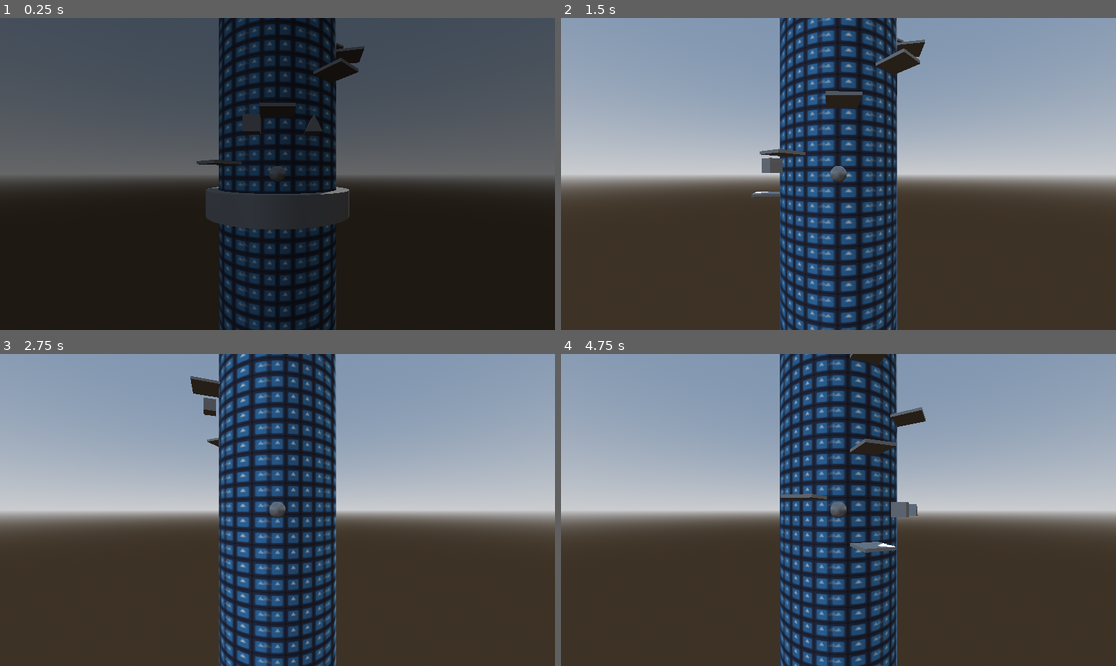
Above: before the commit, frames 1-4 (two rows, left to right).
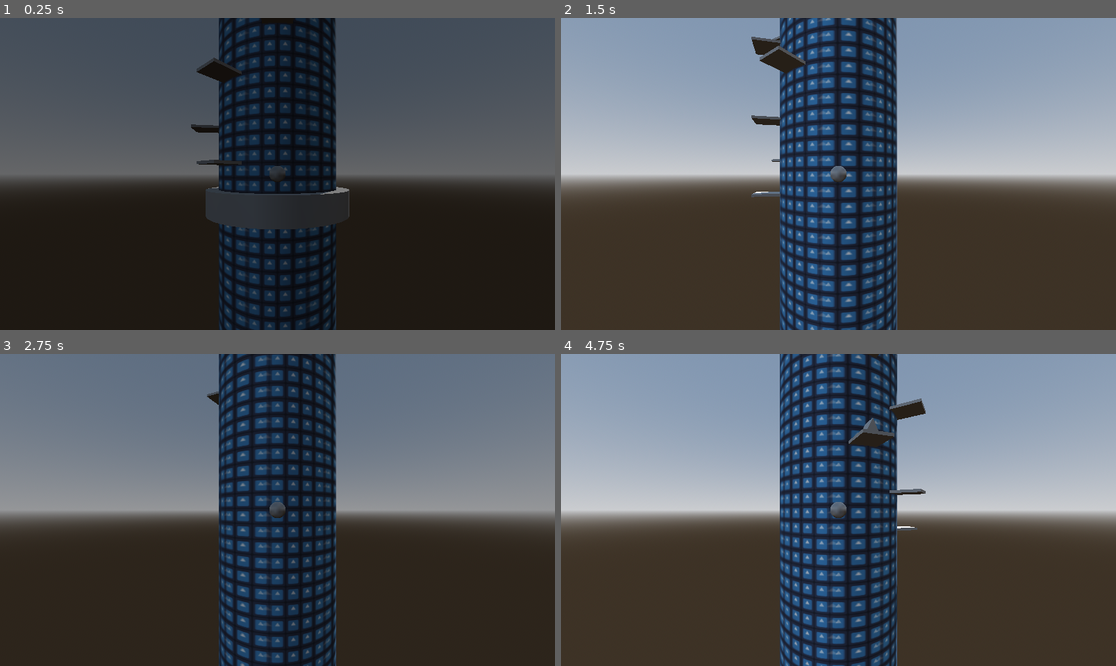
Above: after the commit, the same moments.

Repository: safgd/Infinite-Jump-Game
Game: Godot game, scene res://Scenes/game.tscn
Two runs of this game, one before a commit and one after it. Both use one fixed random seed, a clock stepped at 60 frames per second and the inputs below. The engine's default icon, where the game draws it, is replaced by a stand-in: a white triangle on a blue panel in a dark square.
Inputs:
- Up to frame 1 (0.25 s): no input
- Up to frame 2 (1.5 s): tap Enter (ui_accept) at 0.5, 0.77 s; hold Right (ui_right) 0.53-1.28 s; hold Down (ui_down) from 1.28 s (still down)
- Up to frame 3 (2.75 s): tap Enter (ui_accept) at 1.52 s; release Down (ui_down) at 2.03 s; hold Right (ui_right) from 2.03 s (still down)
- Up to frame 4 (4.75 s): release Right (ui_right) at 2.78 s; hold Up (ui_up) 2.78-3.53 s; tap Enter (ui_accept) at 3.02, 3.77, 4.52 s; hold Left (ui_left) from 3.53 s (still down)

The runs differ from the first frame. In frame 1, 1.2% of the frame differs, in the area x 34-66%, y 0-38%; in frame 2, 1.8%; in frame 3, 57%, in the area x 0-100%, y 0-100%; in frame 4, 13%.

Commit message:
collectables are now spawned

Diff:
--- a/Scenes/cylinder_map.tscn
+++ b/Scenes/cylinder_map.tscn
@@ -3,6 +3,8 @@
 [ext_resource type="Script" uid="uid://0qvkp1iuherx" path="res://Scripts/cylinder_map.gd" id="1_q48st"]
 [ext_resource type="PackedScene" uid="uid://ylpbad5s4hr1" path="res://Scenes/platform.tscn" id="2_q1o56"]
 [ext_resource type="Texture2D" uid="uid://biewudbgfukwg" path="res://icon.svg" id="3_q1o56"]
+[ext_resource type="PackedScene" uid="uid://8w2kj46kbuh" path="res://Scenes/Collectables/extra_jump_collectable.tscn" id="3_shrax"]
+[ext_resource type="PackedScene" uid="uid://cme4kru38noax" path="res://Scenes/Collectables/low_gravity_collectable.tscn" id="4_ih5fc"]
 
 [sub_resource type="StandardMaterial3D" id="StandardMaterial3D_te7k0"]
 albedo_texture = ExtResource("3_q1o56")
@@ -17,8 +19,11 @@
 [node name="Cylinder Map" type="Node3D" unique_id=1029750433]
 script = ExtResource("1_q48st")
 platform_scene = ExtResource("2_q1o56")
+collectable_scenes = Array[PackedScene]([ExtResource("3_shrax"), ExtResource("4_ih5fc")])
 
 [node name="MeshInstance3D" type="MeshInstance3D" parent="." unique_id=961004207]
 mesh = SubResource("CylinderMesh_ndhib")
 
 [node name="Platforms" type="Node3D" parent="." unique_id=415740971]
+
+[node name="Collectables" type="Node3D" parent="." unique_id=1974046200]
--- a/Scenes/game.tscn
+++ b/Scenes/game.tscn
@@ -5,8 +5,6 @@
 [ext_resource type="PackedScene" uid="uid://bee4jed1q385p" path="res://Scenes/player.tscn" id="3_wrm1d"]
 [ext_resource type="PackedScene" uid="uid://dbnunemynkeps" path="res://Scenes/world_reshift_zone.tscn" id="4_3dryh"]
 [ext_resource type="PackedScene" uid="uid://bxts7e6b3p2jk" path="res://Scenes/game_ui.tscn" id="5_wowpa"]
-[ext_resource type="PackedScene" uid="uid://8w2kj46kbuh" path="res://Scenes/Collectables/extra_jump_collectable.tscn" id="6_1l0tm"]
-[ext_resource type="PackedScene" uid="uid://cme4kru38noax" path="res://Scenes/Collectables/low_gravity_collectable.tscn" id="7_v158k"]
 
 [sub_resource type="ProceduralSkyMaterial" id="ProceduralSkyMaterial_3dryh"]
 sky_horizon_color = Color(0.66224277, 0.6717428, 0.6867428, 1)
@@ -38,12 +36,6 @@
 
 [node name="Cylinder Map" parent="." unique_id=1029750433 instance=ExtResource("1_qxrlw")]
 
-[node name="Extra Jump Collectable" parent="Cylinder Map" unique_id=1373891268 instance=ExtResource("6_1l0tm")]
-transform = Transform3D(1, 0, 0, 0, 1, 0, 0, 0, 1, -1.5301871, 5.2300477, 5.6999598)
-
-[node name="Low Gravity Collectable" parent="Cylinder Map" unique_id=416615428 instance=ExtResource("7_v158k")]
-transform = Transform3D(1, 0, 0, 0, 1, 0, 0, 0, 1, 2.117497, 5.2300477, 5.6999598)
-
 [node name="Base" type="StaticBody3D" parent="." unique_id=493004377]
 
 [node name="MeshInstance3D" type="MeshInstance3D" parent="Base" unique_id=1000784554]
--- a/Scenes/platform.tscn
+++ b/Scenes/platform.tscn
@@ -20,5 +20,8 @@
 transform = Transform3D(1, 0, 0, 0, 1, 0, 0, 0, 1, 0, 0, 5)
 shape = SubResource("BoxShape3D_tvo2v")
 
+[node name="Collectable Spawn Slot" type="Marker3D" parent="." unique_id=296592877]
+transform = Transform3D(1, 0, 0, 0, 1, 0, 0, 0, 1, -0.047984004, 0.6213157, 5.848561)
+
 [connection signal="body_entered" from="." to="." method="_on_body_entered"]
 [connection signal="body_exited" from="." to="." method="_on_body_exited"]
--- a/Scripts/collectable_template.gd
+++ b/Scripts/collectable_template.gd
@@ -7,9 +7,9 @@
 	LOW_GRAVITY
 }
 @export var type: Type
-
-
+# extra safe guard, because the world shift can cause unintended pickups
+@export var pickup_range: float = 2.0
 func _on_body_entered(body: Node3D) -> void:
-	if body is Player:
+	if body is Player and (body.global_position - global_position).length() <= pickup_range:
 		(body as Player).pickup_collectable(type)
 		call_deferred("queue_free")
--- a/Scripts/cylinder_map.gd
+++ b/Scripts/cylinder_map.gd
@@ -4,8 +4,11 @@
 @export var platform_scene: PackedScene
 @export var radius: float = 5.0
 @onready var platforms: Node3D = $Platforms
+@onready var collectables: Node3D = $Collectables
+
 @export var plat_dist_x: float = 40.0
 @export var plat_dist_y: float = 3.0
+@export var collectable_scenes: Array[PackedScene]
 var platform_tokens = 20
 
 var last_plat: Platform
@@ -15,16 +18,21 @@
 
 @export var breakable_condition_value: float = 0.1
 @export var movable_condition_value: float = 0.1
+@export var collectable_spawn_value: float = 0.1
 
 func _ready() -> void:
 	for i: int in range(10):
 
 		add_new_platform()
 
-func shift_platforms(offset: Vector3)->void:
+func shift_platforms_and_collectables(offset: Vector3)->void:
 	for child: Node in platforms.get_children():
-		if child is Node3D:
-			(child as Node3D).global_position += offset
+		if child is Platform:
+			(child as Platform).global_position += offset
+	for child: Node in collectables.get_children():
+		if child is Collectable:
+			(child as Collectable).global_position += offset
+
 
 func add_new_platform()->void:
 	if platform_tokens > 0:
@@ -33,28 +41,38 @@
 		#print("no platform tokens left")
 		return
 
+	var new_plat: Platform
 	if last_plat:
-		last_plat = last_plat.duplicate()
+		new_plat = last_plat.duplicate()
 	else:
-		last_plat = platform_scene.instantiate()
+		new_plat = platform_scene.instantiate()
 
 
-	platforms.add_child(last_plat)
-	last_plat.breakable = false
-	last_plat.parent_map = self
-	last_plat.global_position.y += plat_dist_y
-	var new_rotation: float = last_plat.rotation_degrees.y
+	platforms.add_child(new_plat)
+	new_plat.breakable = false
+	new_plat.parent_map = self
+	new_plat.global_position.y += plat_dist_y
+	var new_rotation: float = new_plat.rotation_degrees.y
 	if randf() < 0.5:
 		new_rotation += plat_dist_x
 	else:
 		new_rotation -= plat_dist_x
 	new_rotation = floori(new_rotation) % 360
-	last_plat.rotation_degrees.y = new_rotation
+	new_plat.rotation_degrees.y = new_rotation
+
 
 	if randf() < movable_condition_value:
-		last_plat.start_moving()
+		new_plat.start_moving()
+	elif randf() < collectable_spawn_value:
+		var collectable: Collectable = collectable_scenes[randi() % collectable_scenes.size()].instantiate()
+		collectables.add_child(collectable)
+		collectable.global_position = new_plat.collectable_spawn_slot.global_position
+		collectable.global_rotation = new_plat.collectable_spawn_slot.global_rotation
 	if randf() < breakable_condition_value:
-		last_plat.breakable = true
+		new_plat.breakable = true
+
+
+	last_plat = new_plat
 
 func increase_difficulty_level()->void:
 	difficulty_level += 1
--- a/Scripts/death_zone.gd
+++ b/Scripts/death_zone.gd
@@ -12,6 +12,8 @@
 func _on_area_entered(area: Area3D) -> void:
 	if area is Platform:
 		(area as Platform).destroy()
+	elif area is Collectable:
+		area.call_deferred("queue_free")
 
 func _on_death_screen_finished()->void:
 	print("Game Over")
--- a/Scripts/platform.gd
+++ b/Scripts/platform.gd
@@ -6,6 +6,7 @@
 @export var loop_duration: float = 2.0
 @export var breakable: bool = false
 var parent_map: Map
+@onready var collectable_spawn_slot: Marker3D = $"Collectable Spawn Slot"
 
 func start_moving()->void:
 	move_tween = get_tree().create_tween().set_loops()
--- a/Scripts/world_reshift_zone.gd
+++ b/Scripts/world_reshift_zone.gd
@@ -8,7 +8,7 @@
 
 		# shift world and player back down to avoid floating point problems
 		(body as Node3D).global_position.y -= 5.0
-		map.shift_platforms(Vector3(0, -5, 0))
+		map.shift_platforms_and_collectables(Vector3(0, -5, 0))
 		map.increase_difficulty_level()
 		# spawn new platforms
 		for i: int in range(10):
